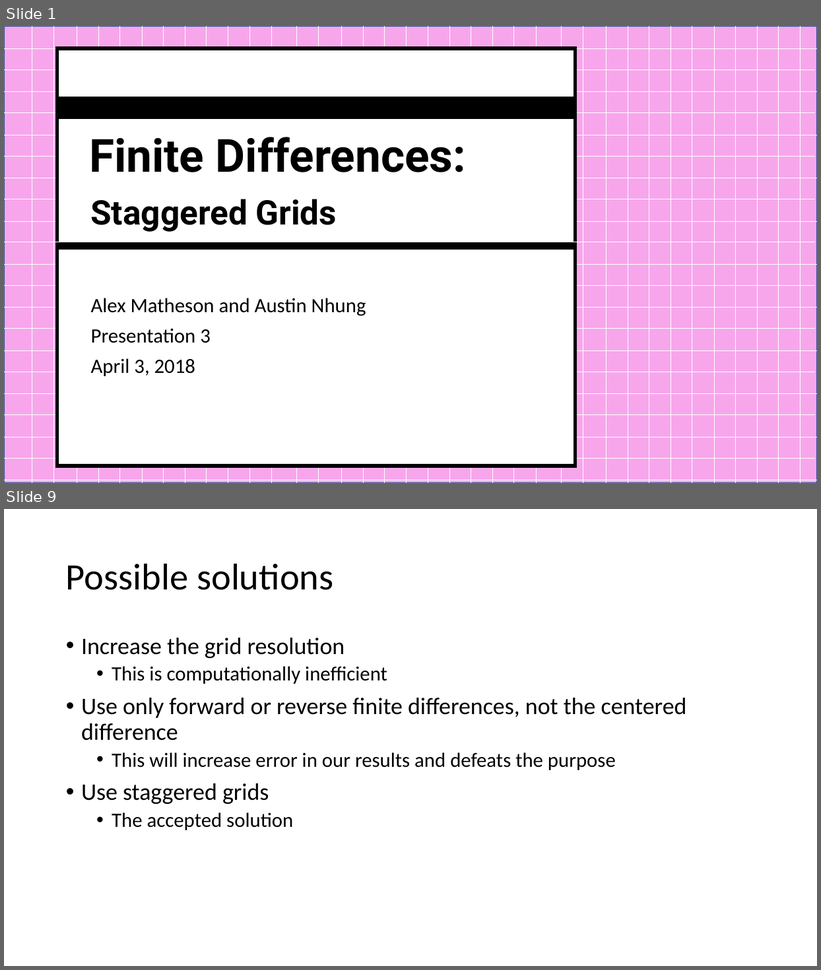
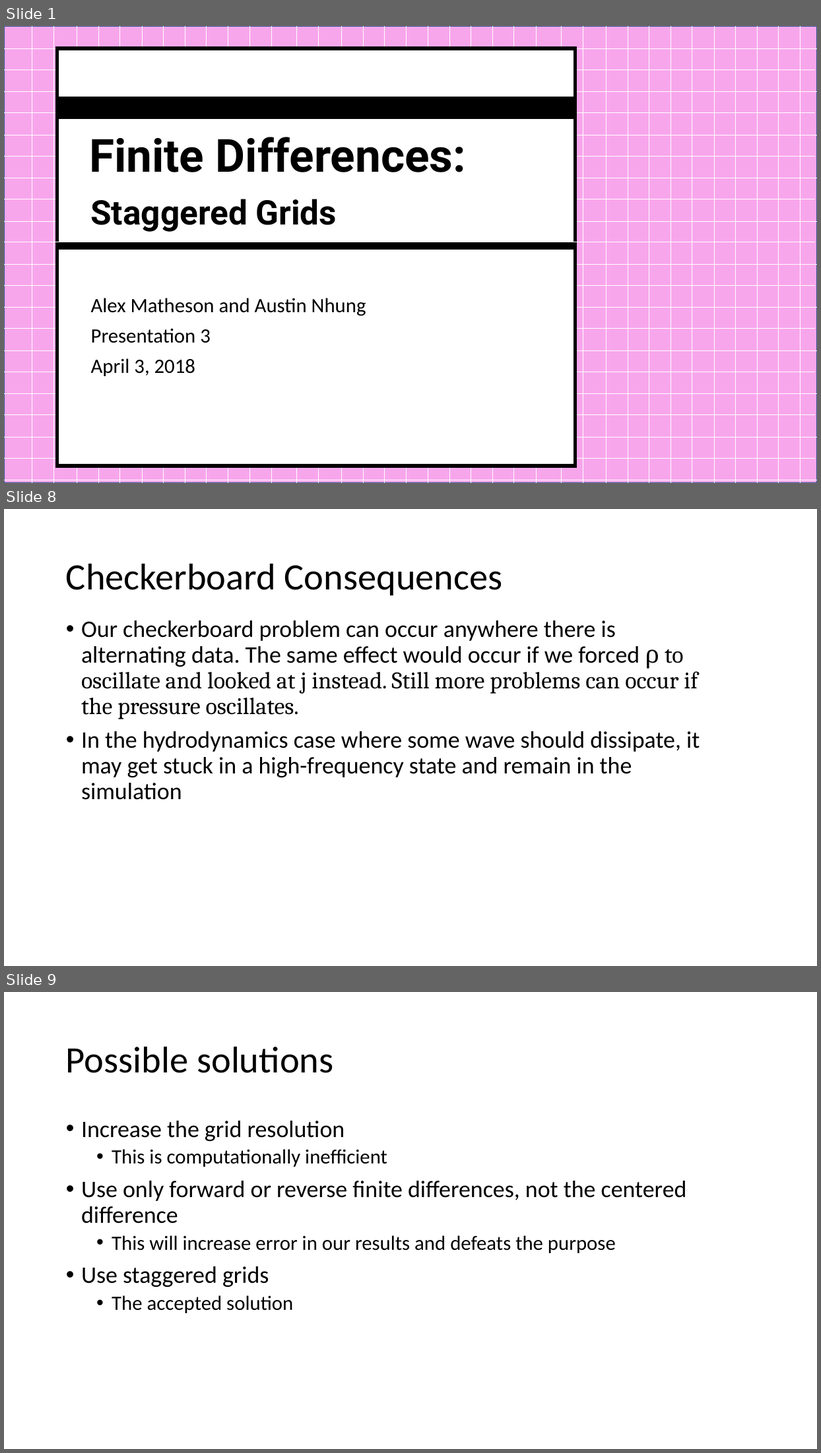
Before and after one commit to Tsintsuntsini/PHYS_581, a slide deck: Presentation3/Staggered Grids.pptx. Shown one above the other, each under a label of ours: slides 1 and 9 before the commit, slides 1, 8 and 9 after it; the slides between them are not shown. The pictures are 821x970 and 821x1453 pixels, drawn with LibreOffice and Linux fonts; fonts in the diff are those of the drawing. Boxes give left, top, right and bottom in pixels: in the first picture for what was removed or moved away, otherwise in the second. Text is boxed around its words. In the diff, an @@ line names an element or a change of style, - is before the commit and + after.

Commit message:
Hydrodynamics update

```diff
--- a/Presentation3/Staggered Grids.pptx
+++ b/Presentation3/Staggered Grids.pptx
@@ slide 8 added at <box>4,509,817,966</box>, background #FFFFFF @@
@@ title added at <box>66,563,503,595</box>, 44 pt, text #000000 @@
+Checkerboard Consequences
@@ text added at <box>81,621,700,800</box>, 28 pt, text #000000 @@
+• Our checkerboard problem can occur anywhere there is alternating data. The same effect would occur if we forced ρ to oscillate and looked at j instead. Still more problems can occur if the pressure oscillates.
+• In the hydrodynamics case where some wave should dissipate, it may get stuck in a high-frequency state and remain in the simulation
```
Also in this commit, not shown: 7 slides changed, 7 other slides added, 3 slides removed, 6 other files.
